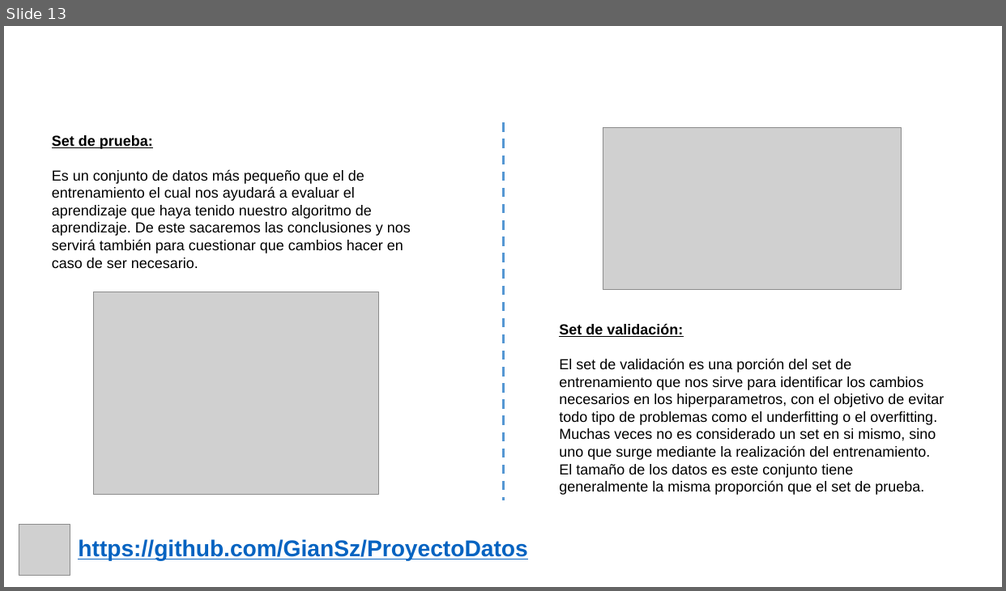
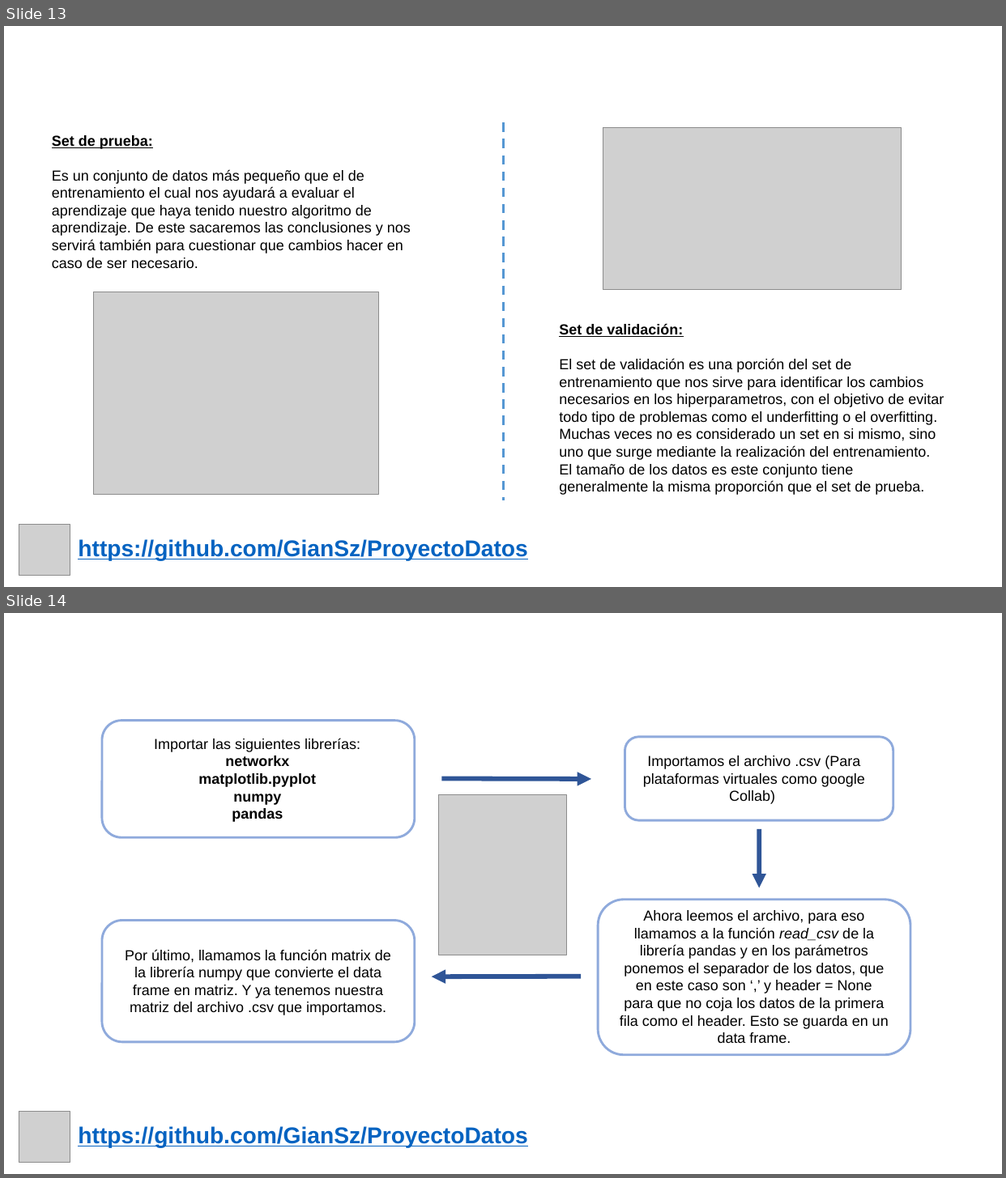
Before and after one commit to GianSz/ProyectoDatos, a slide deck: Presentacion/Presentación Proyecto.pptx. Shown one above the other, each under a label of ours: slide 13 before the commit, slides 13 and 14 after it. The pictures are 1006x591 and 1006x1178 pixels, drawn with LibreOffice and Linux fonts; fonts in the diff are those of the drawing; grey boxes stand for pictures; background and template pictures are left out. Boxes give left, top, right and bottom in pixels: in the first picture for what was removed or moved away, otherwise in the second. Text is boxed around its words. In the diff, an @@ line names an element or a change of style, - is before the commit and + after.

```diff
--- a/Presentacion/Presentación Proyecto.pptx
+++ b/Presentacion/Presentación Proyecto.pptx
@@ slide 14 added at bbox=[4, 613, 1002, 1174], background picture (left out) @@
@@ rounded rectangle added at bbox=[102, 721, 415, 838], outline #8FAADC 2.25 pt @@
@@ text added at bbox=[154, 738, 360, 822], 14 pt, text #000000, bold @@
+Importar las siguientes librerías:
+      networkx
+      matplotlib.pyplot
+      numpy
+      pandas
@@ rounded rectangle added at bbox=[625, 736, 894, 820], outline #8FAADC 2.25 pt @@
@@ text added at bbox=[643, 756, 865, 804], 14 pt, text #000000 @@
+Importamos el archivo .csv (Para plataformas virtuales como google Collab)
@@ arrow added from (442, 778) to (592, 779), #2F5597 4.5 pt @@
@@ picture added at bbox=[439, 795, 567, 955] @@
@@ arrow added from (760, 829) to (760, 888), #2F5597 4.5 pt @@
@@ rounded rectangle added at bbox=[598, 900, 910, 1055], outline #8FAADC 2.25 pt @@
@@ rounded rectangle added at bbox=[102, 921, 415, 1043], outline #8FAADC 2.25 pt @@
@@ text added at bbox=[620, 910, 889, 1043], 14 pt, text #000000 @@
+Ahora leemos el archivo, para eso llamamos a la función read_csv de la librería pandas y en los parámetros ponemos el separador de los datos, que en este caso son ‘,’ y header = None para que no coja los datos de la primera fila como el header. Esto se guarda en un data frame.
@@ text added at bbox=[779, 913, 838, 941], 22 pt, text #FFFFFF, bold @@
+Pasos para pasar archivos .csv a matriz
@@ text added at bbox=[125, 949, 391, 1016], 14 pt, text #000000 @@
+Por último, llamamos la función matrix de la librería numpy que convierte el data frame en matriz. Y ya tenemos nuestra matriz del archivo .csv que importamos.
@@ arrow added from (582, 977) to (432, 977), #2F5597 4.5 pt @@
@@ picture added at bbox=[19, 1112, 70, 1162] @@
@@ text added at bbox=[78, 1127, 527, 1148], 22 pt, text #0563C1, bold, underline @@
+https://github.com/GianSz/ProyectoDatos
```
Also in this commit, not shown: 2 other slides added, 1 slide removed.
